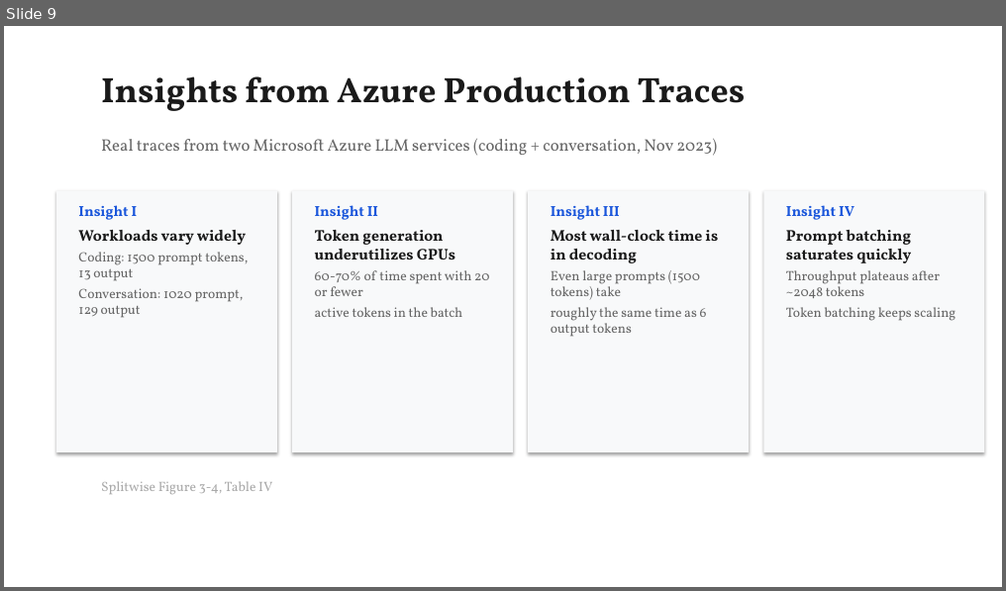
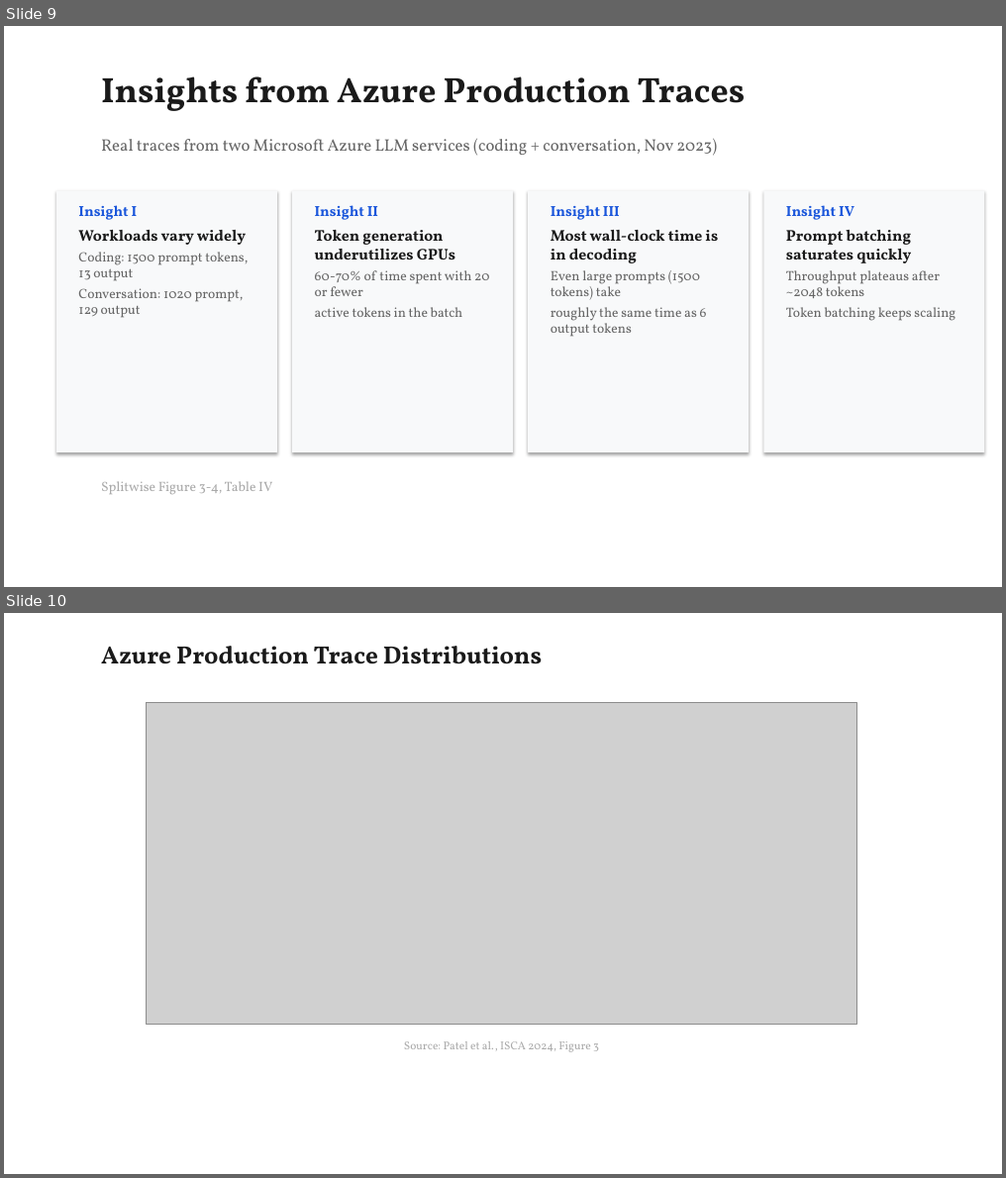
Before and after one commit to beratcelik1/llm-inference-phase-disaggregation, a slide deck: presentation/Phase_Disaggregation_LLM_Inference.pptx. Shown one above the other, each under a label of ours: slide 9 before the commit, slides 9 and 10 after it. The pictures are 1006x591 and 1006x1178 pixels, drawn with LibreOffice and Linux fonts; fonts in the diff are those of the drawing; grey boxes stand for pictures. Boxes give left, top, right and bottom in pixels: in the first picture for what was removed or moved away, otherwise in the second. Text is boxed around its words. In the diff, an @@ line names an element or a change of style, - is before the commit and + after.

Commit message:
feat: add manual screenshots, proper references, references slide
- 8 paper figures from manual screenshots
- Figure captions now cite Source: Author et al., Venue, Figure N
- Added References slide (Splitwise, DistServe, Sarathi, vLLM, FlexGen)
- 33 slides total
- Regenerated all PDFs

```diff
--- a/presentation/Phase_Disaggregation_LLM_Inference.pptx
+++ b/presentation/Phase_Disaggregation_LLM_Inference.pptx
@@ slide 10 added at bbox=[4, 613, 1002, 1174], background #FFFFFF @@
@@ text added at bbox=[101, 646, 542, 664], 24 pt, text #1A1A1A, bold @@
+Azure Production Trace Distributions
@@ picture added at bbox=[147, 703, 857, 1024] @@
@@ text added at bbox=[404, 1042, 599, 1053], 11 pt, text #AAAAAA @@
+Source: Patel et al., ISCA 2024, Figure 3
```
Also in this commit, not shown: 1 slide changed, 5 other slides added, 5 slides removed, 13 other files.
